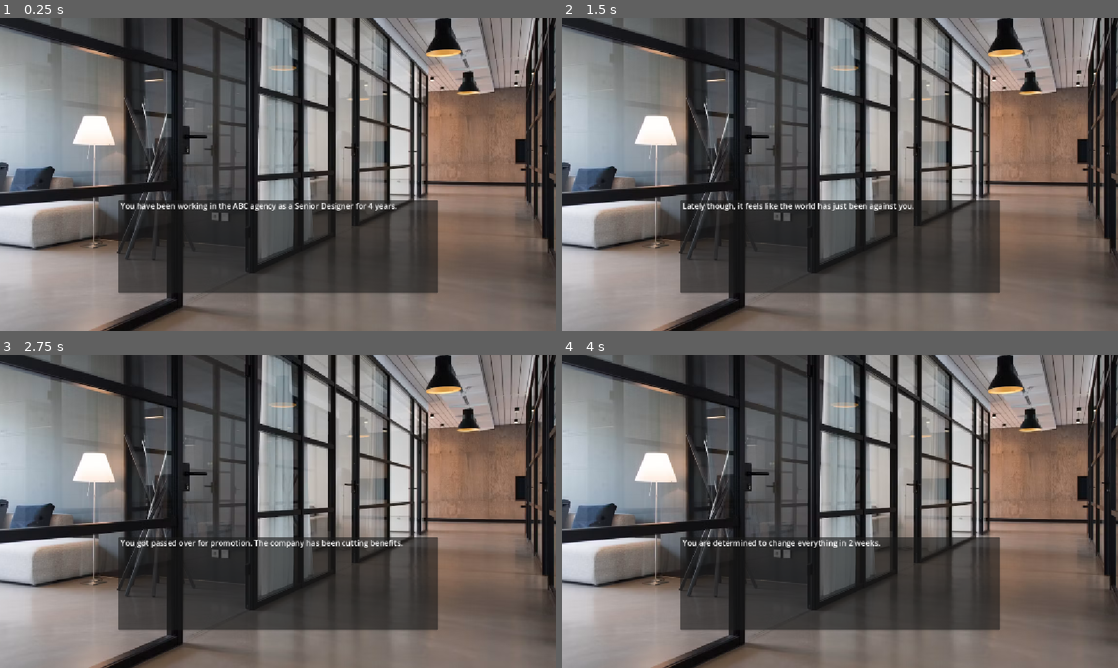
Above: before the commit, frames 1-4 (two rows, left to right).
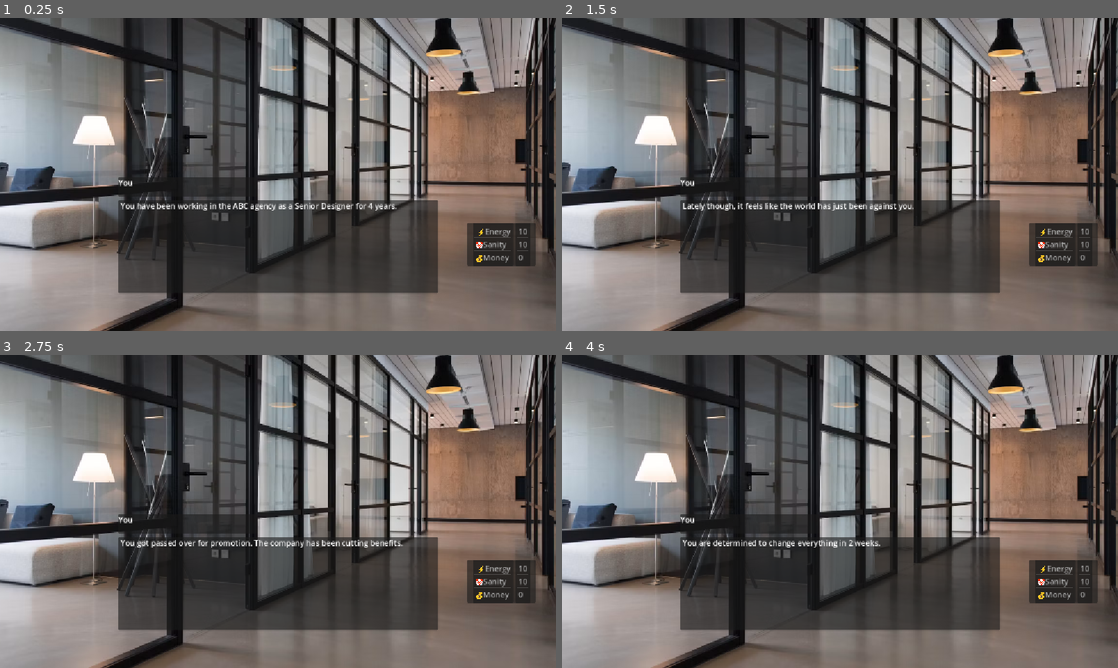
Above: after the commit, the same moments.

Repository: Amanatil/ProjectBurnout
Game: Godot game, scene res://Scenes/main_scene.tscn
The game is run twice, just before and just after one commit, with the same random seed, the same clock (stepped at 60 frames per second) and the same inputs.
Inputs (mouse positions are in pixels of both pictures, inside the frame that each line leads up to):
- Up to frame 1 (0.25 s): no input
- Up to frame 2 (1.5 s): click (928, 174) at 0.5 s; click (928, 149) at 1.25 s
- Up to frame 3 (2.75 s): click (366, 458) at 2 s
- Up to frame 4 (4 s): click (928, 430) at 2.75 s; click (928, 511) at 3.5 s

The runs differ from the first frame. In frame 1, 2.3% of the frame differs, in the area x 21-97%, y 50-80%; in frame 2, 2.3%; in frame 3, 2.3%; in frame 4, 2.3%.

Commit message:
Added stuff
Speaker name
Stat display
Stat update functions

Diff:
--- a/Burnout/Scenes/dialog_ui.tscn
+++ b/Burnout/Scenes/dialog_ui.tscn
@@ -2,6 +2,8 @@
 
 [ext_resource type="Script" uid="uid://cpvwpj0at7jd6" path="res://Scripts/dialog_ui.gd" id="1_o7qyo"]
 [ext_resource type="Texture2D" uid="uid://blgvphx4l6mca" path="res://Images/Background/background.png" id="2_dy63b"]
+
+[sub_resource type="ViewportTexture" id="ViewportTexture_al7ui"]
 
 [node name="DialogUI" type="Control" unique_id=1145437825]
 layout_mode = 3
@@ -47,6 +49,22 @@
 layout_mode = 2
 text = "Initial Text"
 
+[node name="SpeakerName" type="PanelContainer" parent="." unique_id=1627626441]
+layout_mode = 1
+anchors_preset = -1
+anchor_left = 0.21300001
+anchor_top = 0.508
+anchor_right = 0.462
+anchor_bottom = 0.57100004
+offset_left = -0.37602234
+offset_top = -0.184021
+offset_right = -0.22399902
+offset_bottom = -0.008026123
+
+[node name="SpeakerName" type="RichTextLabel" parent="SpeakerName" unique_id=1372984688]
+layout_mode = 2
+text = "Initial Text"
+
 [node name="Control" type="Control" parent="." unique_id=1248721234]
 layout_mode = 1
 anchor_left = 0.46500003
@@ -85,3 +103,47 @@
 offset_top = 43.0
 offset_right = 442.0
 offset_bottom = 97.0
+
+[node name="PanelContainer" type="PanelContainer" parent="." unique_id=160687819]
+layout_mode = 1
+anchors_preset = -1
+anchor_left = 0.84000003
+anchor_top = 0.65400004
+anchor_right = 0.96400005
+anchor_bottom = 0.79200006
+offset_left = 0.3199463
+offset_top = 0.2079773
+offset_right = -0.5280762
+offset_bottom = -0.21606445
+
+[node name="HSplitContainer" type="HBoxContainer" parent="PanelContainer" unique_id=1197024766]
+layout_mode = 2
+alignment = 1
+
+[node name="PlayerStatsList" type="ItemList" parent="PanelContainer/HSplitContainer" unique_id=1977047987]
+layout_mode = 2
+allow_search = false
+auto_width = true
+auto_height = true
+item_count = 3
+same_column_width = true
+item_0/text = "⚡Energy"
+item_0/icon = SubResource("ViewportTexture_al7ui")
+item_0/selectable = false
+item_1/text = "🤡Sanity"
+item_1/selectable = false
+item_2/text = "💰Money"
+item_2/selectable = false
+
+[node name="PlayerStatsValue" type="ItemList" parent="PanelContainer/HSplitContainer" unique_id=27894130]
+layout_mode = 2
+auto_width = true
+auto_height = true
+item_count = 3
+same_column_width = true
+item_0/text = "TEST"
+item_0/selectable = false
+item_1/text = "TEST"
+item_1/selectable = false
+item_2/text = "TEST"
+item_2/selectable = false
--- a/Burnout/Scripts/dialog_ui.gd
+++ b/Burnout/Scripts/dialog_ui.gd
@@ -1,12 +1,20 @@
 extends Control
 
 @onready var dialog_line = $SceneText/DialogLine
+@onready var speaker_name: RichTextLabel = $SpeakerName/SpeakerName
+@onready var player_stats_value: ItemList = $PanelContainer/HSplitContainer/PlayerStatsValue
 
 # Called when the node enters the scene tree for the first time.
 func _ready() -> void:
-	pass # Replace with function body.
+	set_stat()
+
 
 
 # Called every frame. 'delta' is the elapsed time since the previous frame.
 func _process(delta: float) -> void:
 	pass
+
+func set_stat() :
+	player_stats_value.set_item_text(0, str(int(PlayerManager.current_energy)))
+	player_stats_value.set_item_text(1, str(int(PlayerManager.current_sanity)))
+	player_stats_value.set_item_text(2, str(int(PlayerManager.current_money)))
--- a/Burnout/Scripts/main_scene.gd
+++ b/Burnout/Scripts/main_scene.gd
@@ -27,6 +27,10 @@
 			dialog_index += 1
 			process_current_line()
 
+		if dialog_index == len(dialog_lines) - 1:
+			PlayerManager.update_stats(10, -5, 2500)
+			dialog_ui.set_stat()
+
 func parse_line(line: String):
 	var line_info = line.split(":")
 	assert(len(line_info) >= 2)
@@ -39,3 +43,4 @@
 	var line = dialog_lines[dialog_index]
 	var line_info = parse_line(line)
 	dialog_ui.dialog_line.text = line_info['dialog_line']
+	dialog_ui.speaker_name.text = line_info['speaker_name']
--- a/Burnout/Scripts/player_manager.gd
+++ b/Burnout/Scripts/player_manager.gd
@@ -4,10 +4,10 @@
 
 @export var starting_energy = 10.0
 @export var starting_sanity = 10.0
-@export var starting_money = 10.0
+@export var starting_money = 0.0
 
-var current_energy = 10.0
-var current_sanity = 10.0
+var current_energy = 0.0
+var current_sanity = 0.0
 var current_money = 0.0
 
 # Called when the node enters the scene tree for the first time.
@@ -16,12 +16,11 @@
 	current_sanity = starting_sanity
 	current_money = starting_money
 
-
 # Called every frame. 'delta' is the elapsed time since the previous frame.
 func _process(delta: float) -> void:
 	pass
 
-func affect_stats(sanity: float, energy: float, money: float) -> void:
+func update_stats(sanity: float, energy: float, money: float) -> void:
 	current_energy += sanity
 	current_sanity += energy
 	current_money += money
